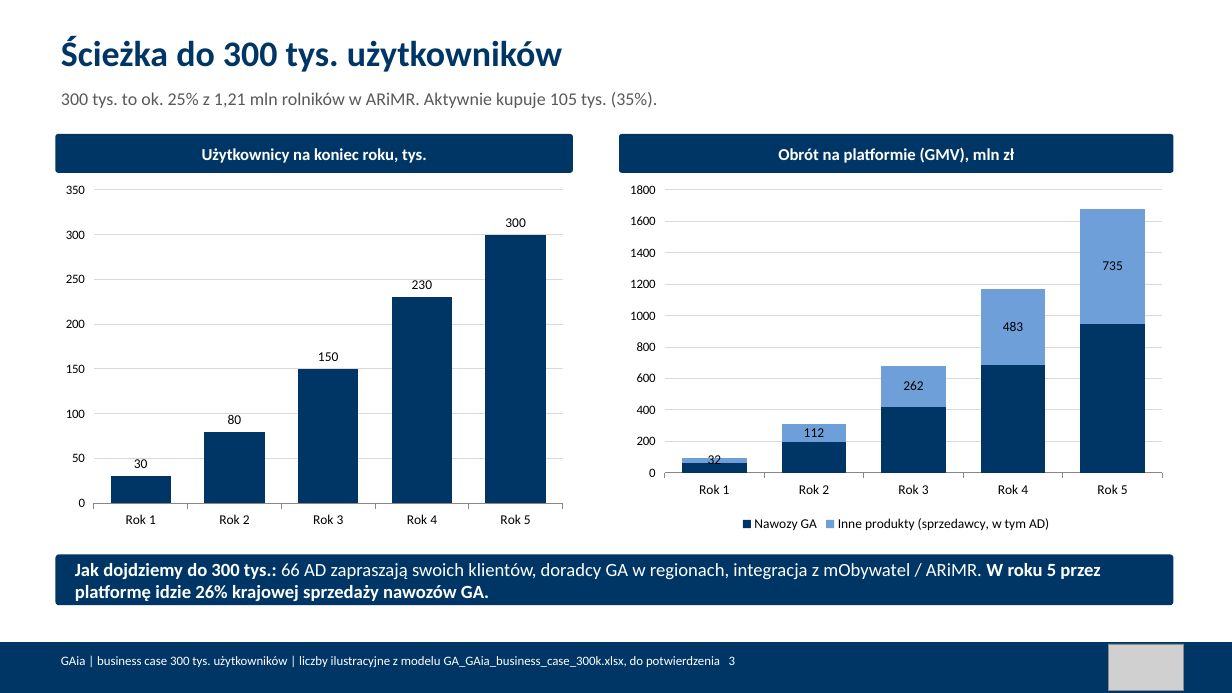
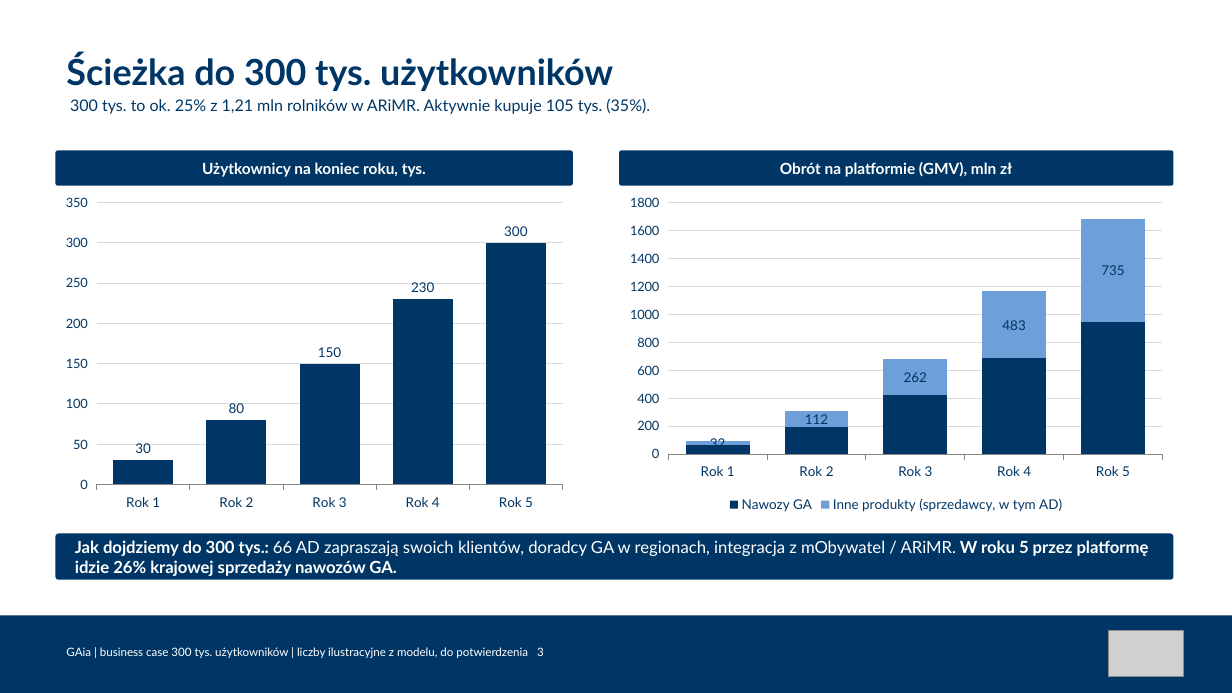
Before and after one commit to Angelika-pruchniak/gaia, a slide deck: slide 3 of GA_GAia_business_case_300k.pptx. Drawn at 1232x693 pixels with LibreOffice and Linux fonts; fonts in the diff are those of the drawing; grey boxes stand for pictures. Boxes give left, top, right and bottom in pixels: in the first picture for what was removed or moved away, otherwise in the second. Text is boxed around its words. In the diff, an @@ line names an element or a change of style, - is before the commit and + after.

```diff
--- a/GA_GAia_business_case_300k.pptx
+++ b/GA_GAia_business_case_300k.pptx
@@ text "Ścieżka do 300 tys. użytkowników": place and size @@
-text "Ścieżka do 300 tys. użytkowników" at (61, 36, 562, 72)
+text "Ścieżka do 300 tys. użytkowników" at (66, 55, 613, 91)
@@ text "Ścieżka do 300 tys. użytkowników" at (66, 55, 613, 91): font Calibri to Lato; vertical alignment top to middle @@
@@ text "300 tys. to ok. 25% ...": place and size @@
-text "300 tys. to ok. 25% ..." at (61, 92, 658, 108)
+text "300 tys. to ok. 25% ..." at (70, 98, 650, 114)
@@ text "300 tys. to ok. 25% ..." at (70, 98, 650, 114): size 14 to 12.5 pt, font Calibri to Lato, text colour #595959 to #003665 @@
@@ text "Użytkownicy na koniec roku, tys." at (202, 162, 426, 177): size 13 to 12 pt, font Calibri to Lato @@
@@ text "Użytkownicy na koniec roku, tys.": place and size @@
-text "Użytkownicy na koniec roku, tys." at (202, 148, 427, 163)
+text "Użytkownicy na koniec roku, tys." at (202, 162, 426, 177)
@@ rounded rectangle: place and size @@
-rounded rectangle at (55, 134, 573, 173)
+rounded rectangle at (55, 151, 573, 186)
@@ text "Obrót na platformie (GMV), mln ...": place and size @@
-text "Obrót na platformie (GMV), mln ..." at (778, 147, 1014, 163)
+text "Obrót na platformie (GMV), mln ..." at (780, 162, 1012, 177)
@@ text "Obrót na platformie (GMV), mln ..." at (780, 162, 1012, 177): size 13 to 12 pt, font Calibri to Lato @@
@@ rounded rectangle: place and size @@
-rounded rectangle at (619, 134, 1174, 173)
+rounded rectangle at (619, 151, 1174, 186)
@@ column chart at (55, 189, 573, 517) @@
@@ lettering changed @@
@@ column chart: place and size @@
-column chart at (55, 176, 573, 536)
+column chart at (55, 189, 573, 517)
@@ column stacked chart at (619, 189, 1174, 517) @@
@@ lettering changed @@
@@ column stacked chart: place and size @@
-column stacked chart at (619, 176, 1174, 536)
+column stacked chart at (619, 189, 1174, 517)
@@ rounded rectangle: place and size @@
-rounded rectangle at (55, 555, 1174, 605)
+rounded rectangle at (55, 533, 1174, 579)
@@ text "Jak dojdziemy do 300 tys.: ...": place and size @@
-text "Jak dojdziemy do 300 tys.: ..." at (75, 563, 1100, 601)
+text "Jak dojdziemy do 300 tys.: ..." at (75, 540, 1149, 576)
@@ text "Jak dojdziemy do 300 tys.: ..." at (75, 540, 1149, 576): size 14.5 to 13 pt, font Calibri to Lato @@
@@ rectangle: place and size @@
-rectangle at (0, 642, 1232, 693)
+rectangle at (0, 616, 1232, 693)
@@ text at (66, 647, 544, 658): text changed; size 10 to 9 pt; font Calibri to Lato @@
-GAia | business case 300 tys. użytkowników | liczby ilustracyjne z modelu GA_GAia_business_case_300k.xlsx, do potwierdzenia 3
+GAia | business case 300 tys. użytkowników | liczby ilustracyjne z modelu, do potwierdzenia 3
@@ picture: place and size @@
-picture at (1109, 644, 1184, 690)
+picture at (1109, 630, 1184, 677)
```
Also in this commit, not shown: 11 other slides changed, 6 other files.
